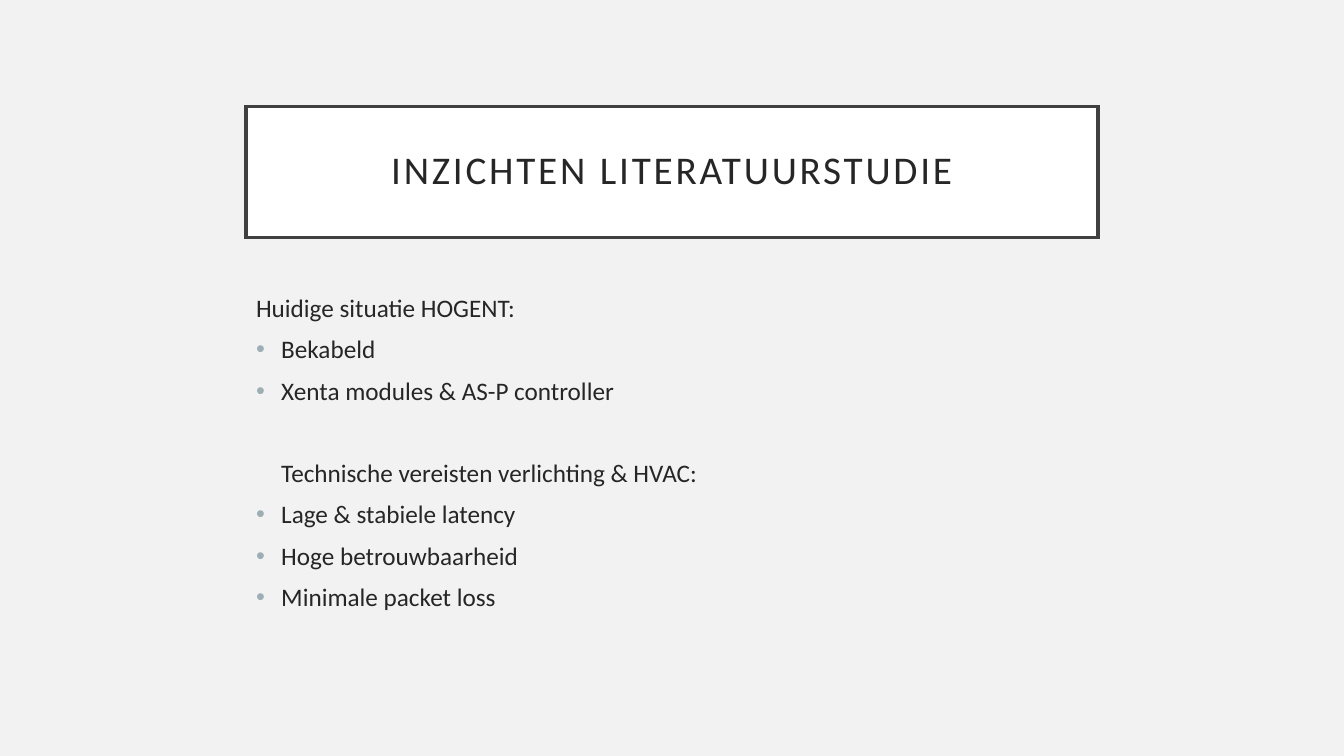
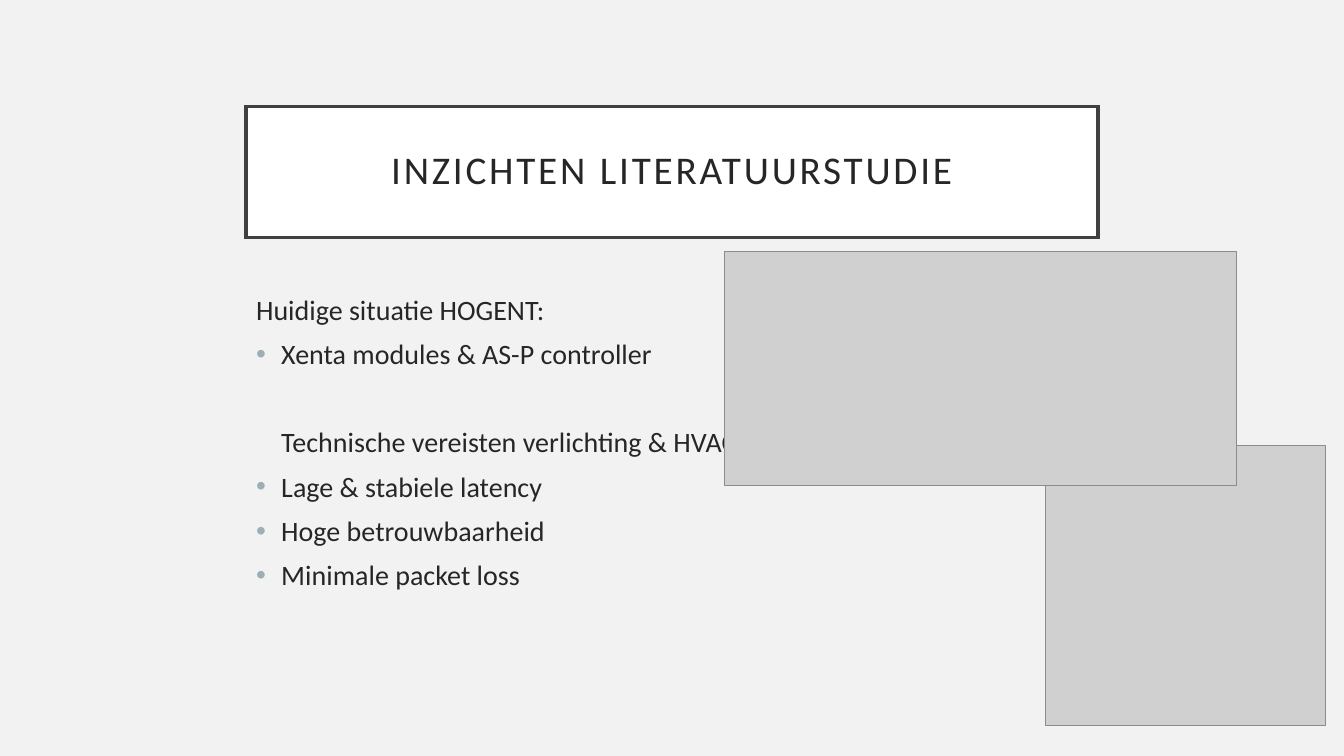
Before and after one commit to JanDeSomviele/Bachelorproef2025, a slide deck: slide 7 of Bachelorproef2025JanDeSomviele.odp (slide 6 before the commit). Drawn at 1344x756 pixels with LibreOffice and Linux fonts; fonts in the diff are those of the drawing; grey boxes stand for pictures. Boxes give left, top, right and bottom in pixels: in the first picture for what was removed or moved away, otherwise in the second. Text is boxed around its words. In the diff, an @@ line names an element or a change of style, - is before the commit and + after.

```diff
--- a/Bachelorproef2025JanDeSomviele.odp
+++ b/Bachelorproef2025JanDeSomviele.odp
@@ picture added at bbox=[725, 252, 1237, 486] @@
@@ text "Huidige situatie HOGENT:" at bbox=[256, 300, 744, 590]: size 18 to 20 pt @@
@@ text at bbox=[281, 340, 375, 358]: paragraph removed @@
-• Bekabeld
@@ picture added at bbox=[1046, 446, 1326, 726] @@
```
Also in this commit, not shown: 7 other slides changed, 2 slides added, 2 other files.
